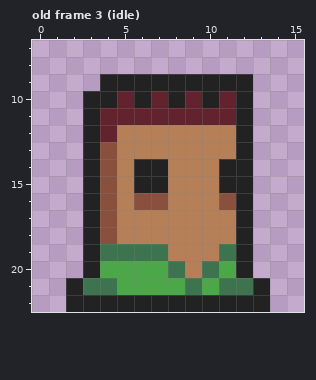
Pixel-art file: assets/aseprite files/hero.aseprite. The first picture shows the starting point.
16x22 pixels, 8 frames. Colours within 5 levels of each other are drawn and written as one. Shown: old frame 3 (idle): x 0..15, y 7..22. The old version is drawn lined up with the new one, on the new canvas.
The result:
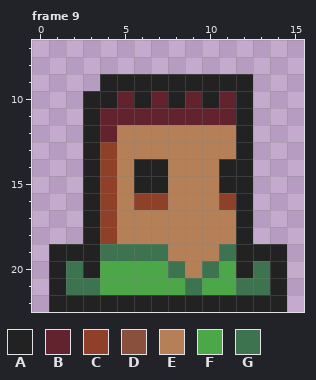
Palette (. is transparent): A #222222  B #62232f  C #8f4029  D #8a503e  E #b58057  F #4ba747  G #3d734f
A new or re-ordered frame is compared with the old frame closest to it.
Diff:
{"change": "canvas 16x22 -> 16x23, the old top-left corner now at 0,1"}
{"change": "frames 8 -> 9"}
{"where": "frame 9 is new; against old frame 3 (idle)"}
{"frame":9,"y":13,"x":4,"old":"D","new":"C"}
{"frame":9,"y":14,"x":4,"old":"D","new":"C"}
{"frame":9,"y":15,"x":4,"old":"D","new":"C"}
{"frame":9,"y":16,"x":4,"old":"D","new":"C"}
{"frame":9,"y":16,"x":6,"old":"DD","new":"CC"}
{"frame":9,"y":16,"x":11,"old":"D","new":"C"}
{"frame":9,"y":17,"x":4,"old":"D","new":"C"}
{"frame":9,"y":18,"x":4,"old":"D","new":"C"}
{"frame":9,"y":19,"x":1,"old":"..","new":"AA"}
{"frame":9,"y":19,"x":13,"old":"..","new":"AA"}
{"frame":9,"y":20,"x":1,"old":"..","new":"AG"}
{"frame":9,"y":20,"x":13,"old":"..","new":"GA"}
{"frame":9,"y":21,"x":1,"old":".A","new":"AG"}
{"frame":9,"y":21,"x":4,"old":"G","new":"F"}
{"frame":9,"y":21,"x":11,"old":"G","new":"F"}
{"frame":9,"y":21,"x":13,"old":"A.","new":"GA"}
{"frame":9,"y":22,"x":1,"old":".","new":"A"}
{"frame":9,"y":22,"x":14,"old":".","new":"A"}
{"label":"changed","picture_box":[49,142,287,312]}
